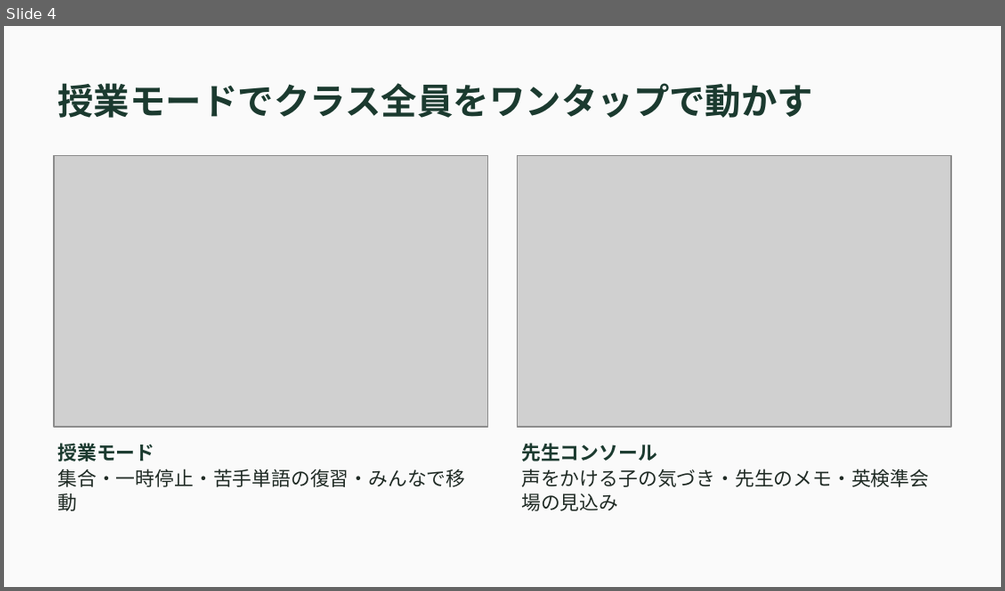
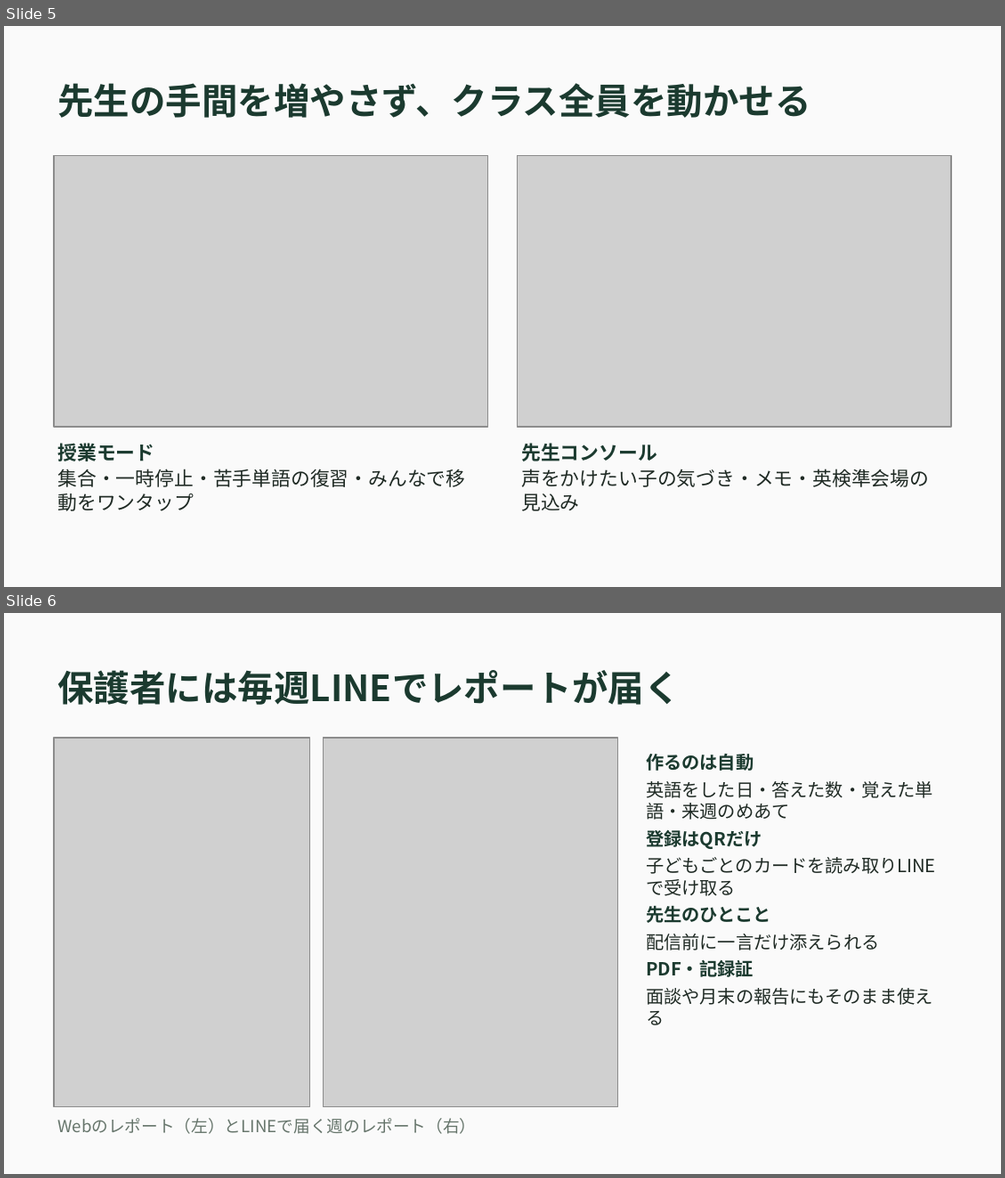
Before and after one commit to Yuto622/uspeak_meta, a slide deck: docs/deck/U-Speak_Web版_サービス資料.pptx. Shown one above the other, each under a label of ours: slide 4 before the commit, slides 5 and 6 after it. The pictures are 1005x591 and 1005x1178 pixels, drawn with LibreOffice and Linux fonts; fonts in the diff are those of the drawing; grey boxes stand for pictures. Boxes give left, top, right and bottom in pixels: in the first picture for what was removed or moved away, otherwise in the second. Text is boxed around its words. In the diff, an @@ line names an element or a change of style, - is before the commit and + after.

```diff
--- a/docs/deck/U-Speak_Web版_サービス資料.pptx
+++ b/docs/deck/U-Speak_Web版_サービス資料.pptx
@@ slide 6 added at (x1=4, y1=613, x2=1001, y2=1174), background #FAFAFA @@
@@ text added at (x1=57, y1=670, x2=680, y2=705), 26 pt, text #1B3A2F, bold @@
+保護者には毎週LINEでレポートが届く
@@ picture added at (x1=54, y1=738, x2=310, y2=1106) @@
@@ picture added at (x1=323, y1=738, x2=618, y2=1106) @@
@@ text added at (x1=646, y1=754, x2=935, y2=1025), 13 pt, text #1F2A24 @@
+作るのは自動
+英語をした日・答えた数・覚えた単語・来週のめあて
+登録はQRだけ
+子どもごとのカードを読み取りLINEで受け取る
+先生のひとこと
+配信前に一言だけ添えられる
+PDF・記録証
+面談や月末の報告にもそのまま使える
@@ text added at (x1=57, y1=1118, x2=476, y2=1134), 12 pt, text #66756B @@
+Webのレポート（左）とLINEで届く週のレポート（右）
@@ what was slide 4 is now slide 5 @@
@@ slide 5 changed as well @@
@@ text at (x1=57, y1=83, x2=810, y2=118): text changed @@
-授業モードでクラス全員をワンタップで動かす
+先生の手間を増やさず、クラス全員を動かせる
@@ text at (x1=57, y1=468, x2=465, y2=511): text changed @@
-集合・一時停止・苦手単語の復習・みんなで移動
+集合・一時停止・苦手単語の復習・みんなで移動をワンタップ
@@ text at (x1=521, y1=468, x2=929, y2=511): text changed @@
-声をかける子の気づき・先生のメモ・英検準会場の見込み
+声をかけたい子の気づき・メモ・英検準会場の見込み
```
Also in this commit, not shown: 6 other slides added, 5 slides removed.
